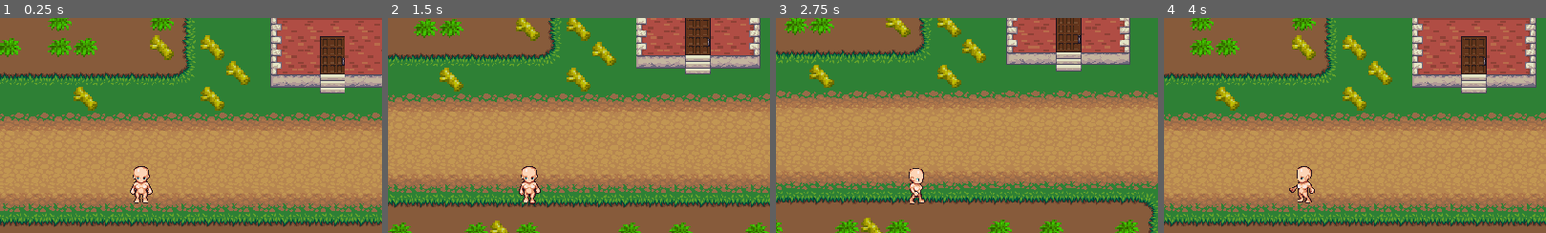
Above: before the commit, frames 1-4 (left to right).
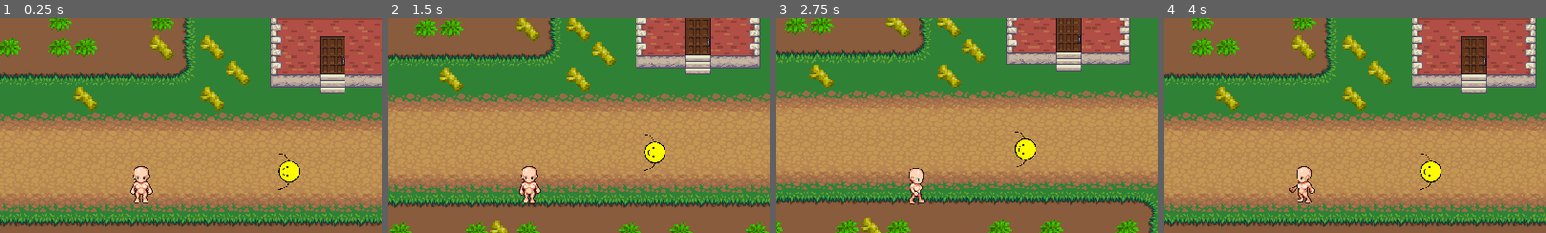
Above: after the commit, the same moments.

Repository: hagabooga/welcome-of-fate-godot
Game: Godot game, scene res://World.tscn
Same seed, same stepped clock (60 frames per second), same inputs: the game is played once before the commit and once after it.
Inputs (mouse positions are % of the whole screen's width and height, from its top left):
- Up to frame 1 (0.25 s): no input
- Up to frame 2 (1.5 s): tap Enter at 0.5 s; move the mouse to (72, 45) at 0.52 s; hold Right (ui_right) 0.53-1.28 s; tap E (action) at 0.6 s; tap Space (ui_accept) at 0.77 s; tap Z (z) at 0.8, 1.35 s; move the mouse to (30, 55) at 1.27 s; hold Down (ui_down) from 1.28 s (still down)
- Up to frame 3 (2.75 s): tap Space (ui_accept) at 1.52, 2 s; tap E (action) at 1.55, 2.1 s; move the mouse to (60, 28) at 2.02 s; release Down (ui_down) at 2.03 s; hold Right (ui_right) from 2.03 s (still down); tap Z (z) at 2.3 s
- Up to frame 4 (4 s): move the mouse to (45, 70) at 2.77 s; release Right (ui_right) at 2.78 s; hold Up (ui_up) 2.78-3.53 s; tap Ctrl (ctrl) at 2.85 s; tap Space (ui_accept) at 3.02, 3.77 s; tap E (action) at 3.05 s; move the mouse to (80, 65) at 3.52 s; hold Left (ui_left) from 3.53 s (still down); hold Mouse wheel up (switch_tool_up) from 3.53 s (still down); tap Z (z) at 3.8 s
The pictures show only the part of the screen within x 32-82%, y 9-59%; the shares and areas given below are measured in that part.

The runs differ from the first frame. In frame 1, 0.5% of the frame differs, in the area x 72-79%, y 63-80%; in frame 2, 0.5%; in frame 3, 0.5%; in frame 4, 0.5%.
Error in both runs: Invalid get index 'watering can' (on base: 'Nil'). (res://scripts/items/item_database.gd:18)

Commit message:
adding npc

Diff:
--- /dev/null
+++ b/Booga's Welcome of Fate/NPC.gd
@@ -0,0 +1 @@
+extends Actionable
--- a/Booga's Welcome of Fate/World.tscn
+++ b/Booga's Welcome of Fate/World.tscn
@@ -9,12 +9,17 @@
 [ext_resource path="res://tileset_objects/PlayerHome.tscn" type="PackedScene" id=7]
 [ext_resource path="res://tileset_objects/InsidePlayerHome.tscn" type="PackedScene" id=8]
 [ext_resource path="res://scripts/player/Player.tscn" type="PackedScene" id=9]
+[ext_resource path="res://NPC.gd" type="Script" id=10]
+[ext_resource path="res://aCleanPlayer.png" type="Texture" id=11]
 
 [sub_resource type="RectangleShape2D" id=1]
 extents = Vector2( 12, 20 )
 
 [sub_resource type="RectangleShape2D" id=2]
 extents = Vector2( 11.9982, 10 )
+
+[sub_resource type="CircleShape2D" id=4]
+radius = 25.7517
 
 [node name="World" type="Node2D"]
 script = ExtResource( 1 )
@@ -66,7 +71,6 @@
 }
 
 [node name="Objects" type="Node2D" parent="."]
-editor/display_folded = true
 __meta__ = {
 "_edit_lock_": true
 }
@@ -103,5 +107,22 @@
 [node name="Player" parent="." instance=ExtResource( 9 )]
 position = Vector2( 950, 426 )
 
+[node name="NPC" type="Area2D" parent="."]
+position = Vector2( 1129.47, 396.363 )
+rotation = -1.5708
+scale = Vector2( 0.75, 0.75 )
+script = ExtResource( 10 )
+
+[node name="StaticBody2D" type="Sprite" parent="NPC"]
+texture = ExtResource( 11 )
+
+[node name="CollisionShape2D" type="CollisionShape2D" parent="NPC"]
+shape = SubResource( 4 )
+
+[node name="StaticBody2D2" type="StaticBody2D" parent="NPC"]
+
+[node name="CollisionShape2D2" type="CollisionShape2D" parent="NPC/StaticBody2D2"]
+shape = SubResource( 4 )
+
 [connection signal="body_entered" from="Objects/PlayerHome/WarpToInside" to="." method="_on_WarpToInside_body_entered"]
 [connection signal="body_entered" from="Objects/InsidePlayerHome/WarpToOutsideHome" to="." method="_on_WarpToOutsideHome_body_entered"]
--- a/Booga's Welcome of Fate/plants/Actionable.gd
+++ b/Booga's Welcome of Fate/plants/Actionable.gd
@@ -1,3 +1,8 @@
 extends Area2D
 
+class_name Actionable
+
 signal action(action_user)
+
+func apply_action():
+	print("actioned")
--- a/Booga's Welcome of Fate/project.godot
+++ b/Booga's Welcome of Fate/project.godot
@@ -9,6 +9,11 @@
 config_version=4
 
 _global_script_classes=[ {
+"base": "Area2D",
+"class": "Actionable",
+"language": "GDScript",
+"path": "res://plants/Actionable.gd"
+}, {
 "base": "Node",
 "class": "Attributes",
 "language": "GDScript",
@@ -40,6 +45,7 @@
 "path": "res://projectile.gd"
 } ]
 _global_script_class_icons={
+"Actionable": "",
 "Attributes": "",
 "BaseStat": "",
 "EquipItem": "",
@@ -210,5 +216,6 @@
 
 [rendering]
 
+quality/driver/driver_name="GLES2"
 quality/shadows/filter_mode=0
 environment/default_environment="res://default_env.tres"
--- a/Booga's Welcome of Fate/scripts/player/Player.gd
+++ b/Booga's Welcome of Fate/scripts/player/Player.gd
@@ -63,9 +63,11 @@
 	var grabbables = $HurtArea.get_overlapping_areas()
 	if (anim == "idle" or anim == "walk"):
 		if (Input.is_action_just_pressed("z")):
+			print(grabbables)
 			if (len(grabbables) > 0):
 				play_facing_anim("grab", false)
-				grabbables[0].emit_signal("action", self)
+				grabbables[0].apply_action()
+				#grabbables[0].emit_signal("action", self)
 			else:
 				create_world_object_grab()
 		if Input.is_action_just_pressed("action"):
Not shown: 1 places in Booga's Welcome of Fate/World.tscn that only renumber resources
Binary file added: Booga's Welcome of Fate/aCleanPlayer.png
Not shown, added: Booga's Welcome of Fate/aCleanPlayer.png.import
